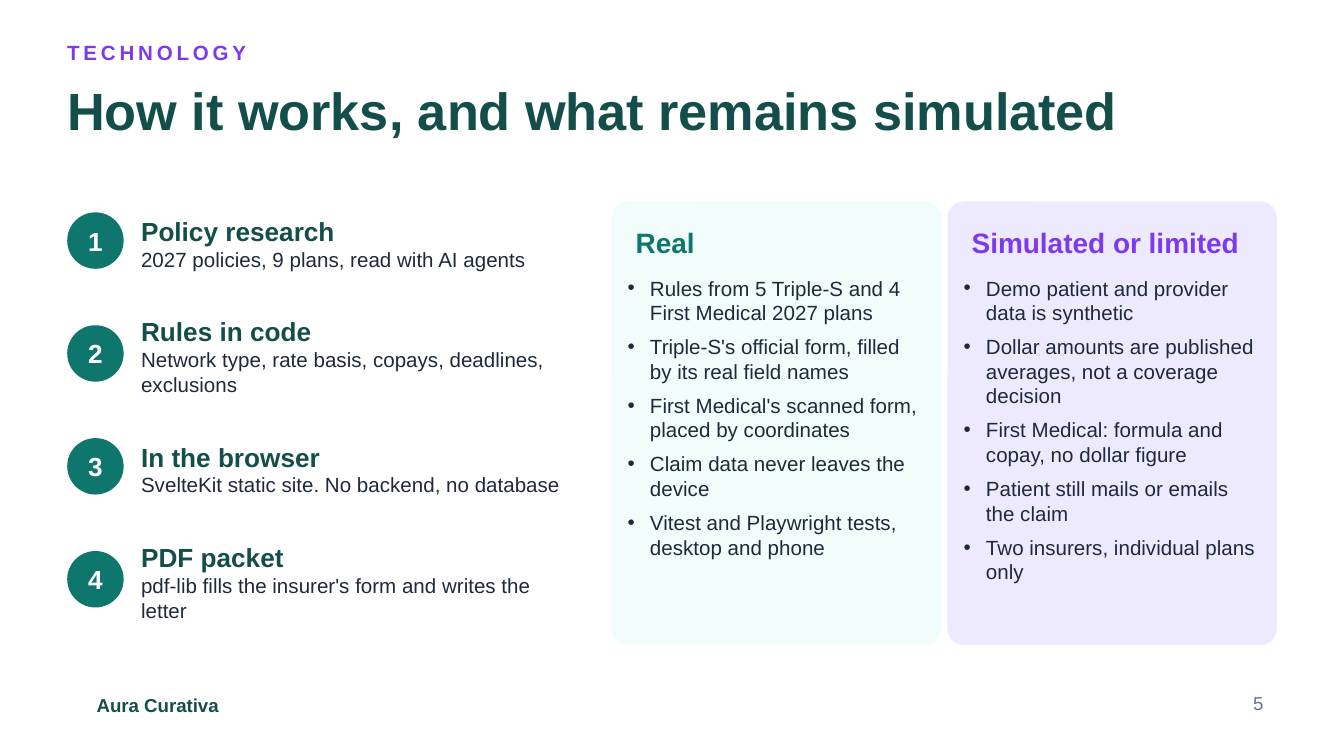
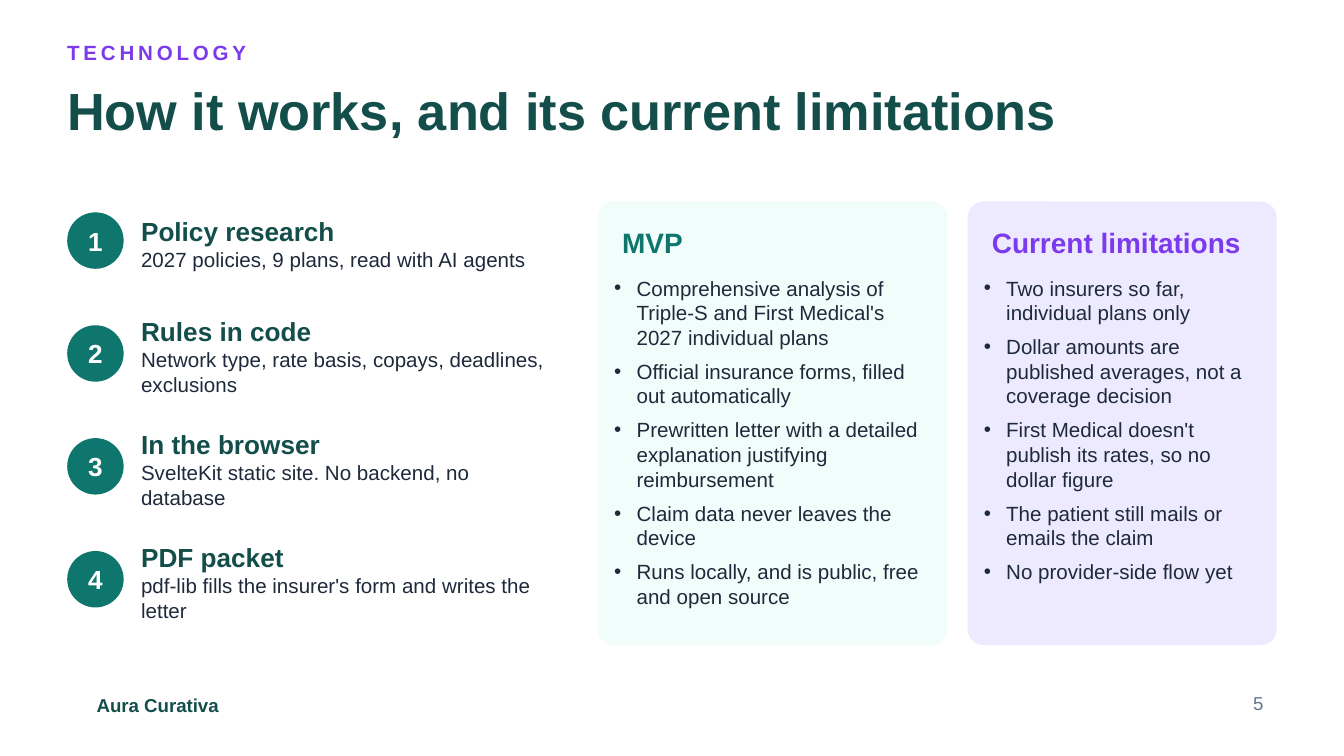
Before and after one commit to jdreben/aura-curativa, a slide deck: slide 5 of docs/slides/aura-curativa-deck.pptx. Drawn at 1344x756 pixels with LibreOffice and Linux fonts; fonts in the diff are those of the drawing; background and template pictures are left out. Boxes give left, top, right and bottom in pixels: in the first picture for what was removed or moved away, otherwise in the second. Text is boxed around its words. In the diff, an @@ line names an element or a change of style, - is before the commit and + after.

```diff
--- a/docs/slides/aura-curativa-deck.pptx
+++ b/docs/slides/aura-curativa-deck.pptx
@@ title at (67,92,1056,138): text changed @@
-How it works, and what remains simulated
+How it works, and its current limitations
@@ rounded rectangle: place and size @@
-rounded rectangle at (612,202,941,645)
+rounded rectangle at (598,202,948,645)
@@ rounded rectangle at (598,202,948,645): proportions changed @@
@@ rounded rectangle at (968,202,1277,645): proportions changed @@
@@ rounded rectangle: place and size @@
-rounded rectangle at (948,202,1277,645)
+rounded rectangle at (968,202,1277,645)
@@ text at (622,233,683,253): text changed @@
-Real
+MVP
@@ text at (992,232,1241,254): text changed @@
-Simulated or limited
+Current limitations
@@ text "Comprehensive analysis of Triple-S and ...": place and size @@
-text "Comprehensive analysis of Triple-S and ..." at (650,281,917,560)
+text "Comprehensive analysis of Triple-S and ..." at (637,281,918,609)
@@ text at (637,281,918,487): text changed @@
-• Rules from 5 Triple-S and 4 First Medical 2027 plans
-• Triple-S's official form, filled by its real field names
-• First Medical's scanned form, placed by coordinates
+• Comprehensive analysis of Triple-S and First Medical's 2027 individual plans
+• Official insurance forms, filled out automatically
+• Prewritten letter with a detailed explanation justifying reimbursement
@@ text "Two insurers so far, individual ...": place and size @@
-text "Two insurers so far, individual ..." at (986,281,1254,584)
+text "Two insurers so far, individual ..." at (1006,281,1241,584)
@@ text at (1006,281,1191,325): text changed @@
-• Demo patient and provider data is synthetic
+• Two insurers so far, individual plans only
@@ text "In the browser" rewrapped from (141,448,560,495) to (141,435,469,506) @@
@@ text at (1006,422,1232,584): text changed @@
-• First Medical: formula and copay, no dollar figure
-• Patient still mails or emails the claim
-• Two insurers, individual plans only
+• First Medical doesn't publish its rates, so no dollar figure
+• The patient still mails or emails the claim
+• No provider-side flow yet
@@ text at (637,564,918,609): text changed @@
-• Vitest and Playwright tests, desktop and phone
+• Runs locally, and is public, free and open source
```
Also in this commit, not shown: 5 other slides changed, 1 other file.
